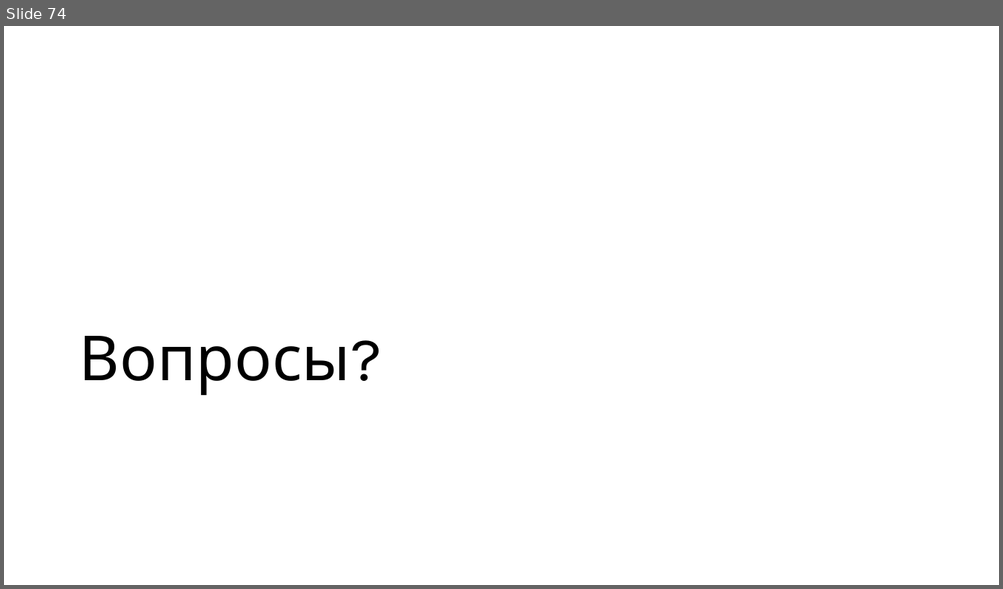
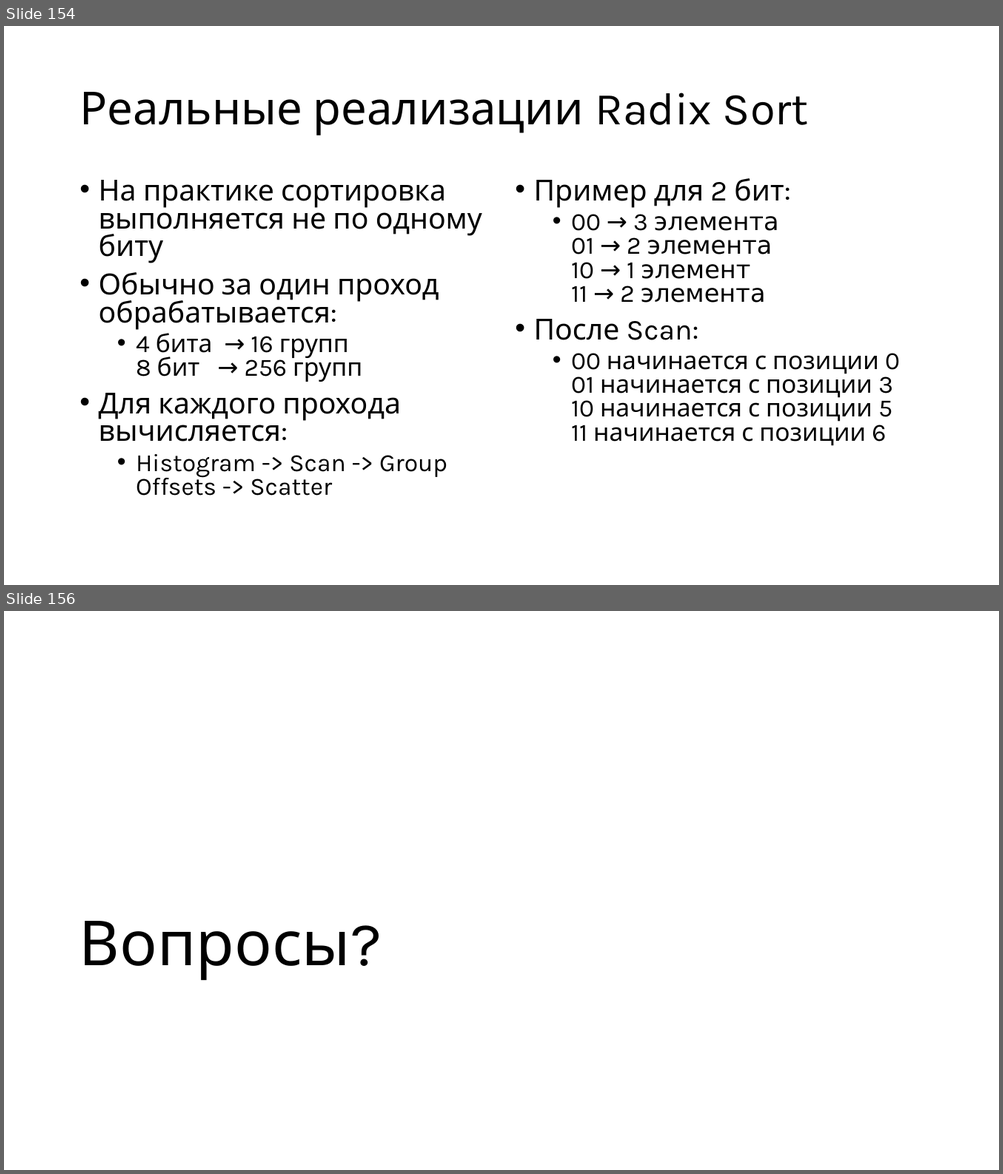
Before and after one commit to alexey-malov/pc, a slide deck: lectures/13/Open CL.pptx. Shown one above the other, each under a label of ours: slide 74 before the commit, slides 154 and 156 after it; the slides between them are not shown. The pictures are 1003x589 and 1003x1174 pixels, drawn with LibreOffice and Linux fonts; fonts in the diff are those of the drawing. Boxes give left, top, right and bottom in pixels: in the first picture for what was removed or moved away, otherwise in the second. Text is boxed around its words. In the diff, an @@ line names an element or a change of style, - is before the commit and + after.

```diff
--- a/lectures/13/Open CL.pptx
+++ b/lectures/13/Open CL.pptx
@@ slide 154 added at (x1=4, y1=26, x2=999, y2=585), background #FFFFFF @@
@@ title added at (x1=79, y1=92, x2=808, y2=136), 44 pt, text #000000 @@
+Реальные реализации Radix Sort
@@ text added at (x1=99, y1=180, x2=482, y2=496), 28 pt, text #000000 @@
+• На практике сортировка выполняется не по одному биту
+• Обычно за один проход обрабатывается:
+  • 4 бита → 16 групп
+    8 бит → 256 групп
+• Для каждого прохода вычисляется:
+  • Histogram -> Scan -> Group Offsets -> Scatter
@@ text added at (x1=534, y1=178, x2=899, y2=446), 24 pt, text #000000 @@
+• Пример для 2 бит:
+  • 00 → 3 элемента
+    01 → 2 элемента
+    10 → 1 элемент
+    11 → 2 элемента
+• После Scan:
+  • 00 начинается с позиции 0
+    01 начинается с позиции 3
+    10 начинается с позиции 5
+    11 начинается с позиции 6
@@ what was slide 74 is now slide 156 @@
```
Also in this commit, not shown: 81 other slides added.
